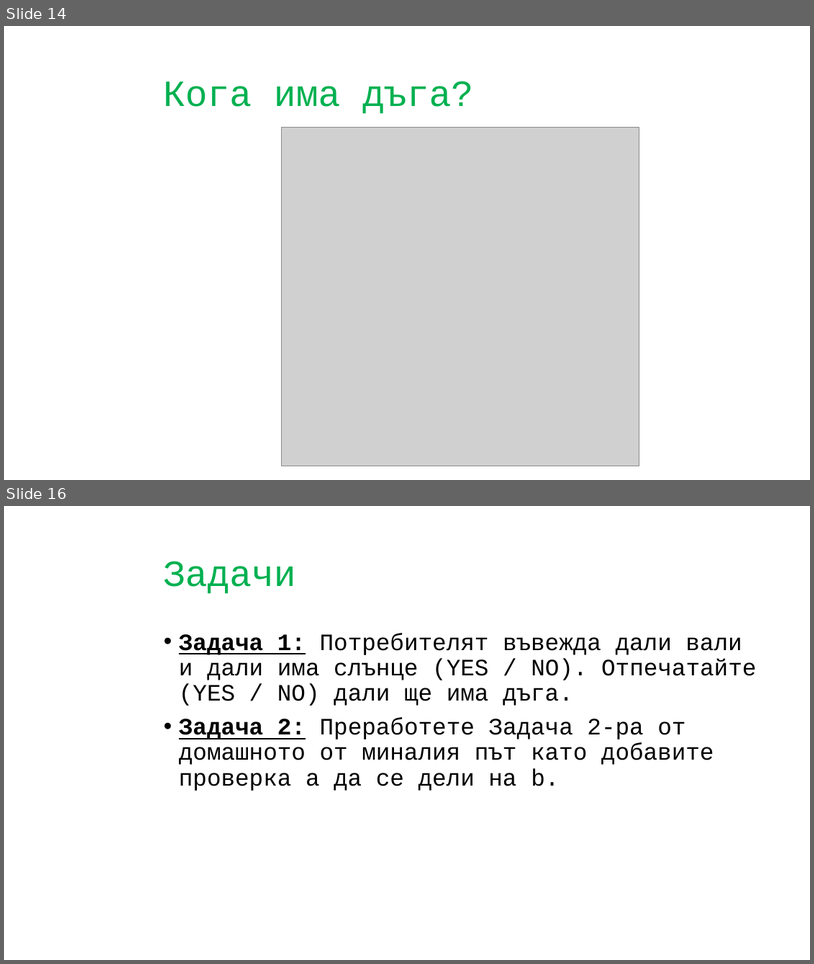
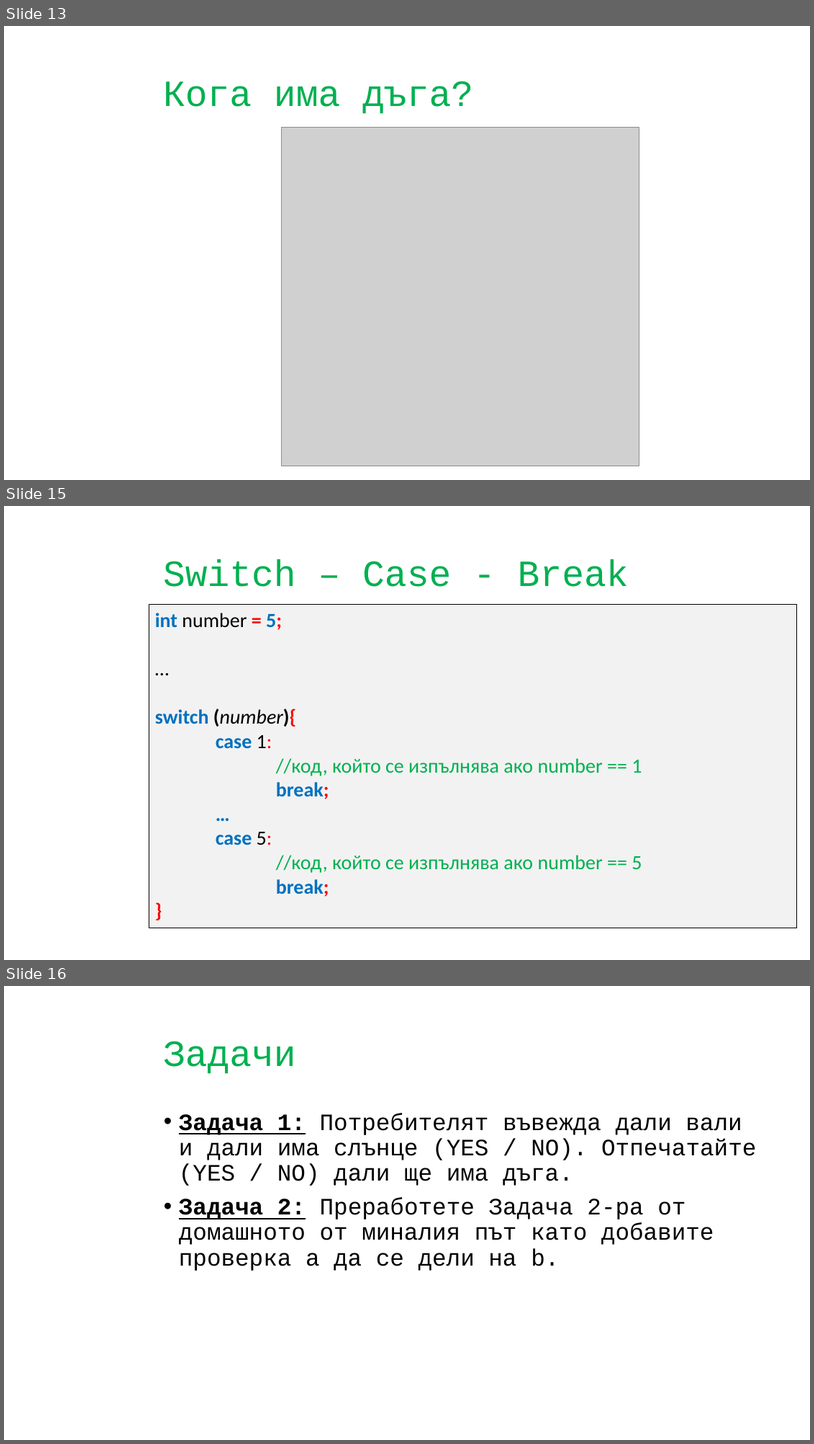
Before and after one commit to CoderDojoBulgaria/CoderDojo-2020-Autumn, a slide deck: Algo_Coding_Java/Presentations/Statements_and_Conditions.pptx. Shown one above the other, each under a label of ours: slides 14 and 16 before the commit, slides 13, 15 and 16 after it; the slides between them are not shown. The pictures are 814x964 and 814x1444 pixels, drawn with LibreOffice and Linux fonts; fonts in the diff are those of the drawing; grey boxes stand for pictures; background and template pictures are left out. Boxes give left, top, right and bottom in pixels: in the first picture for what was removed or moved away, otherwise in the second. Text is boxed around its words. In the diff, an @@ line names an element or a change of style, - is before the commit and + after.

```diff
--- a/Algo_Coding_Java/Presentations/Statements_and_Conditions.pptx
+++ b/Algo_Coding_Java/Presentations/Statements_and_Conditions.pptx
@@ slide 15 added at (4,506,810,960), background picture (left out) @@
@@ title added at (163,559,629,587), 44 pt, text #00B050 @@
+Switch – Case - Break
@@ rectangle added at (149,604,797,928), fill #F2F2F2, outline #000000 0.75 pt, 24 pt, text #00B050 @@
+int number = 5;
+…
+switch (number){
+case 1:
+//код, който се изпълнява ако number == 1
+break;
+…
+case 5:
+//код, който се изпълнява ако number == 5
+break;
+}
@@ what was slide 14 is now slide 13 @@
```
Also in this commit, not shown: 2 slides changed, 1 slide removed.
